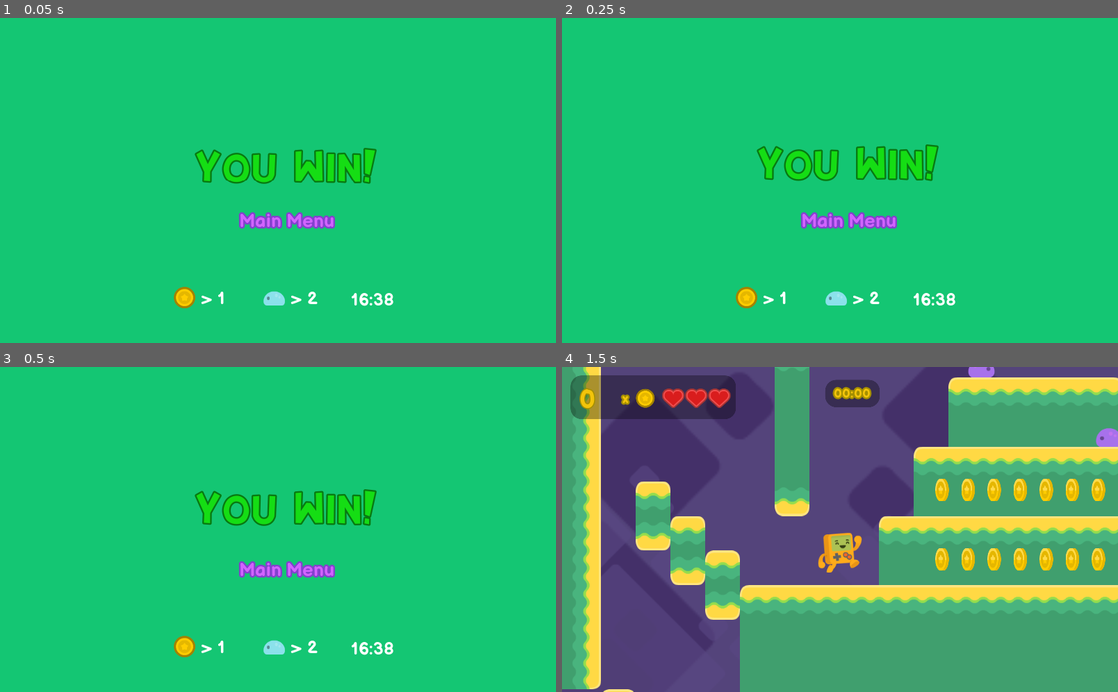
Above: before the commit, frames 1-4 (two rows, left to right).
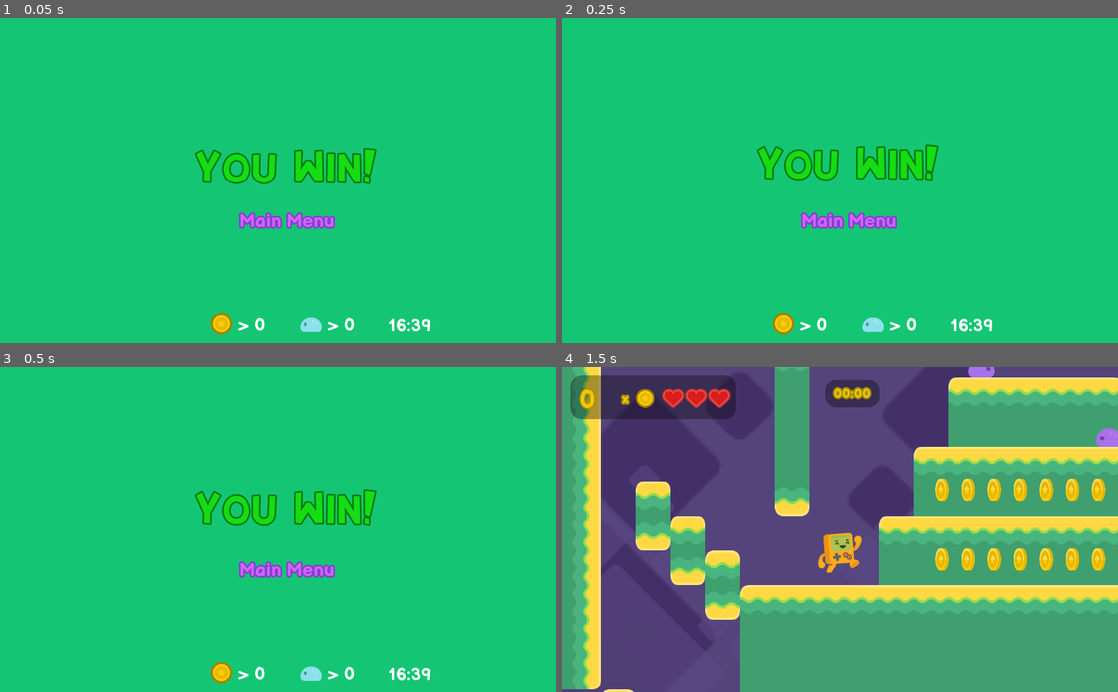
Above: after the commit, the same moments.

Repository: CrabbitSlater/Godot_2D_Tutorial_adv
Game: Godot game, scene res://Assets/GameWinScreen.tscn
Same seed, same stepped clock (60 frames per second), same inputs: the game is played once before the commit and once after it. This scene is started directly instead of the project's main scene.
Inputs:
- Up to frame 1 (0.05 s): no input
- Up to frame 2 (0.25 s): no input
- Up to frame 3 (0.5 s): no input
- Up to frame 4 (1.5 s): click "Main Menu" at 0.5 s; click "Play" at 1.25 s

The runs differ from the first frame. In frame 1, 1.3% of the frame differs, in the area x 31-78%, y 82-98%; in frame 2, 1.3%; in frame 3, 1.3%; in frame 4, nothing differs.

Commit message:
barebones highscore function now in place- only remaining feature is to limit number of highscores to a max value (i.e. trim the list before saving) After that- polish.  Add controls and goal to title screen, and tidy up winscreen menu

Diff:
--- a/Assets/GameWinScreen.gd
+++ b/Assets/GameWinScreen.gd
@@ -12,5 +12,14 @@
 
 	if HighScoreManager.is_current_score_hiscore():
 		print("New Highscore- display entername prompt and then suggest display scoretable")
+		$HighscorePanel.visible=true
 	#if a highscore prompt for player name and suggest going to highscore screen
 	#else do nothing
+
+
+func _on_Accept_pressed():
+	pass # Replace with function body.
+	HighScoreManager.current_score[0] = $HighscorePanel/LineEdit.text
+	HighScoreManager.add_current_score_as_highscore()
+	$HighscorePanel.visible=false
+	get_tree().change_scene("res://Assets/Screens/HighScore.tscn")
--- a/Assets/GameWinScreen.tscn
+++ b/Assets/GameWinScreen.tscn
@@ -50,6 +50,19 @@
 "values": [ Vector2( 15, -30 ), Vector2( 15, -60 ) ]
 }
 
+[sub_resource type="StyleBoxFlat" id=5]
+bg_color = Color( 0.388235, 0.360784, 0.541176, 1 )
+corner_radius_top_left = 10
+corner_radius_top_right = 10
+corner_radius_bottom_right = 10
+corner_radius_bottom_left = 10
+
+[sub_resource type="DynamicFont" id=6]
+size = 40
+outline_size = 3
+outline_color = Color( 0.721569, 0.654902, 0.913725, 1 )
+font_data = ExtResource( 3 )
+
 [node name="GameWinScreen" type="Control"]
 anchor_right = 1.0
 anchor_bottom = 1.0
@@ -76,10 +89,10 @@
 
 [node name="WinScore" parent="." instance=ExtResource( 4 )]
 visible = false
-margin_left = 220.0
-margin_top = 496.0
-margin_right = 220.0
-margin_bottom = 496.0
+margin_left = 288.0
+margin_top = 544.0
+margin_right = 288.0
+margin_bottom = 544.0
 
 [node name="WinScreenText" type="Label" parent="."]
 anchor_right = 1.0
@@ -99,4 +112,38 @@
 anims/RESET = SubResource( 3 )
 anims/win_bounce = SubResource( 4 )
 
+[node name="HighscorePanel" type="Panel" parent="."]
+visible = false
+margin_left = 276.0
+margin_top = 300.0
+margin_right = 826.0
+margin_bottom = 512.0
+custom_styles/panel = SubResource( 5 )
+
+[node name="LineEdit" type="LineEdit" parent="HighscorePanel"]
+anchor_top = 1.0
+anchor_right = 1.0
+anchor_bottom = 1.0
+margin_left = 230.0
+margin_top = -130.0
+margin_right = -230.0
+margin_bottom = -90.0
+max_length = 3
+
+[node name="Accept" type="Button" parent="HighscorePanel"]
+anchor_top = 1.0
+anchor_right = 1.0
+anchor_bottom = 1.0
+margin_left = 230.0
+margin_top = -67.0
+margin_right = -232.0
+margin_bottom = -20.0
+custom_colors/font_color = Color( 0.52549, 0.403922, 0.960784, 1 )
+custom_colors/font_color_hover = Color( 0.352941, 0.027451, 0.372549, 1 )
+custom_colors/font_color_pressed = Color( 0.117647, 0.0117647, 0.278431, 1 )
+custom_fonts/font = SubResource( 6 )
+text = "OK"
+flat = true
+
 [connection signal="pressed" from="GotoTitleButton" to="GotoTitleButton" method="_on_GotoTitleButton_pressed"]
+[connection signal="pressed" from="HighscorePanel/Accept" to="." method="_on_Accept_pressed"]
--- a/Assets/TitleMenu.tscn
+++ b/Assets/TitleMenu.tscn
@@ -89,9 +89,9 @@
 [node name="Title_Label" type="Label" parent="."]
 anchor_left = 0.5
 anchor_right = 0.5
-margin_left = -400.0
+margin_left = 112.0
 margin_top = 32.0
-margin_right = 421.005
+margin_right = 933.005
 margin_bottom = 147.001
 custom_colors/font_color = Color( 0.309804, 0.105882, 0.752941, 1 )
 custom_colors/font_outline_modulate = Color( 0.866667, 0.568627, 0.988235, 1 )
--- a/HighScoreManager.gd
+++ b/HighScoreManager.gd
@@ -12,7 +12,7 @@
 
 var saved_hiscore = []
 
-var current_score = ["DEBUG",1,2,998]
+var current_score = ["ERR",0,0,999]
 
 #flag to indicate a new highscore has been achived
 #var new_hiscore:bool =false
@@ -32,7 +32,7 @@
 	return hidden_bonus
 
 
-func is_current_score_hiscore():
+func is_current_score_hiscore() -> bool:
 
 	#sort instead using hidden score
 
@@ -43,7 +43,17 @@
 			lowest_hidden_score = score[4]
 
 	print("lowest score is : "+str(lowest_hidden_score))
+	var current_hidden_score = calc_hidden_score(current_score[1],current_score[2],current_score[3])
+	print("current hidden score is : "+str(current_hidden_score))
 
+	if current_hidden_score > lowest_hidden_score:
+		return true
+
+	return false
+
+func add_current_score_as_highscore():
+	add_hiscore(current_score[0],current_score[1],current_score[2],current_score[3])
+	current_score = ["ERR",0,0,999]
 
 
 	#criterion for highscore-
@@ -56,7 +66,7 @@
 
 	#sort priority- coins>enemies>time
 	#coin waiting- one second beneath 3 mins = 1 pt, enemy is 100 pts, coin is 1000 pts
-	return true
+
 
 func _ready():
 	load_hiscores()
Not shown: 1 places in Assets/GameWinScreen.tscn that only renumber resources
